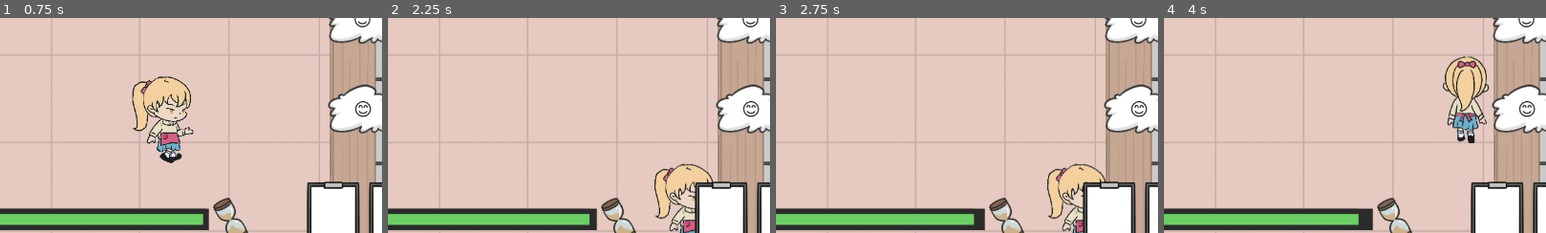
Above: before the commit, frames 1-4 (left to right).
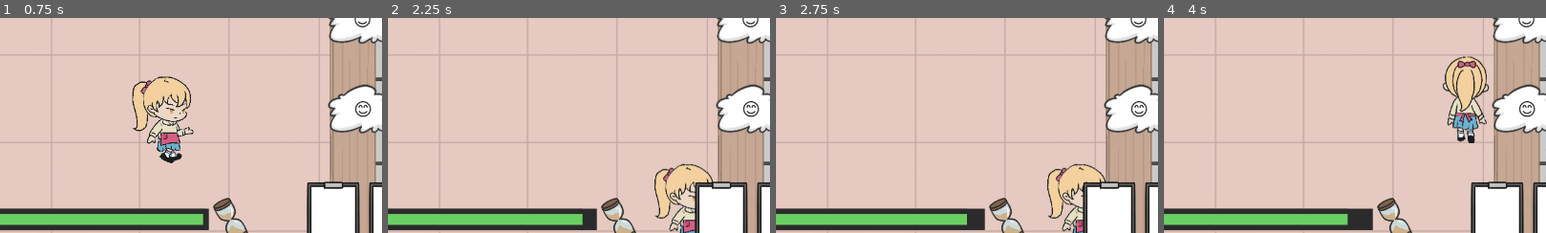
Above: after the commit, the same moments.

Repository: darkbtf/game-jam-2026-kcl
Game: Godot game, scene res://Scenes/main.tscn
Two runs of this game, one before a commit and one after it. Both use one fixed random seed, a clock stepped at 60 frames per second and the inputs below.
Inputs (mouse positions are % of the whole screen's width and height, from its top left):
- Up to frame 1 (0.75 s): tap Enter (ui_accept) at 0.5 s; hold D (move_right) from 0.53 s (still down); hold J (expression_happy) from 0.53 s (still down)
- Up to frame 2 (2.25 s): tap Enter (ui_accept) at 0.77, 1.52 s; release D (move_right) at 1.28 s; release J (expression_happy) at 1.28 s; hold S (move_down) 1.28-2.03 s; tap K (expression_neutral) at 1.35 s; hold D (move_right) from 2.03 s (still down); hold L (expression_sad) from 2.03 s (still down)
- Up to frame 3 (2.75 s): keep holding D (move_right); keep holding L (expression_sad)
- Up to frame 4 (4 s): release D (move_right) at 2.75 s; release L (expression_sad) at 2.75 s; click (19, 7) at 2.75 s; tap Enter (ui_accept) at 3.5, 3.77 s; hold W (move_up) from 3.53 s (still down); tap Shift (run) at 3.6 s
The pictures show only the part of the screen within x 33-83%, y 46-96%; the shares and areas given below are measured in that part.

Frame 1 is identical in both runs. In frame 2, 0.1% of the frame differs, in the area x 50-53%, y 91-97%; in frame 3, 0.1%; in frame 4, 0.2%, in the area x 48-51%, y 91-97%.

Commit message:
show numbers at end

Diff:
--- a/Scenes/scoreboard.tscn
+++ b/Scenes/scoreboard.tscn
@@ -13,6 +13,8 @@
 anchors_preset = 15
 anchor_right = 1.0
 anchor_bottom = 1.0
+offset_left = -2.0
+offset_right = -2.0
 grow_horizontal = 2
 grow_vertical = 2
 script = ExtResource("1")
@@ -73,6 +75,44 @@
 grow_vertical = 2
 texture = ExtResource("5_mohfg")
 stretch_mode = 5
+
+[node name="GoodCountLabel" type="Label" parent="WinContent"]
+layout_mode = 1
+anchors_preset = -1
+anchor_left = 0.5
+anchor_top = 0.5
+anchor_right = 0.5
+anchor_bottom = 0.5
+offset_left = -50.0
+offset_top = -120.0
+offset_right = 50.0
+offset_bottom = -70.0
+grow_horizontal = 2
+grow_vertical = 2
+theme_override_colors/font_color = Color(0.072842635, 0.072842635, 0.072842635, 1)
+theme_override_font_sizes/font_size = 72
+text = "0"
+horizontal_alignment = 1
+vertical_alignment = 1
+
+[node name="BadCountLabel" type="Label" parent="WinContent"]
+layout_mode = 1
+anchors_preset = -1
+anchor_left = 0.5
+anchor_top = 0.5
+anchor_right = 0.5
+anchor_bottom = 0.5
+offset_left = -50.0
+offset_top = 40.0
+offset_right = 50.0
+offset_bottom = 90.0
+grow_horizontal = 2
+grow_vertical = 2
+theme_override_colors/font_color = Color(0.072842635, 0.072842635, 0.072842635, 1)
+theme_override_font_sizes/font_size = 72
+text = "0"
+horizontal_alignment = 1
+vertical_alignment = 1
 
 [node name="NextIcon" type="TextureRect" parent="WinContent"]
 layout_mode = 1
--- a/Scripts/level_manager.gd
+++ b/Scripts/level_manager.gd
@@ -34,6 +34,10 @@
 var level_timer: float = 0.0
 var level_duration: float = 0.0
 
+# 關卡統計
+var customers_served_successfully: int = 0  # 成功服務的客人數量
+var customers_unserved: int = 0  # 未服務的客人數量
+
 func _ready():
 	# 初始化時載入所有關卡配置
 	initialize_levels()
@@ -57,7 +61,7 @@
 	level0.level_name = "教學關卡"
 	level0.spawn_interval = 8.0
 	level0.max_customers = 2
-	level0.duration = 90.0
+	level0.duration = 60.0
 
 	var auntie_config = CustomerSpawnConfig.new(
 		GameManager.CustomerPersonality.LOCAL_AUNTIE,
@@ -174,6 +178,10 @@
 	# 清空隊列和訂單
 	reset_game_state()
 
+	# 重置統計數據
+	customers_served_successfully = 0
+	customers_unserved = 0
+
 	current_level_index = level_index
 	current_level_config = levels[level_index]
 
@@ -258,6 +266,8 @@
 func complete_level():
 	set_level_state(LevelState.COMPLETED)
 	print("關卡完成: ", current_level_config.level_name if current_level_config else "未知")
+	# 計算未服務的客人（關卡結束時還在隊列中的客人）
+	calculate_unserved_customers()
 
 # 失敗當前關卡
 func fail_level():
@@ -310,6 +320,25 @@
 # 獲取關卡總時長
 func get_level_duration() -> float:
 	return level_duration if current_level_config else 0.0
+
+# 記錄成功服務的客人
+func record_customer_served_successfully():
+	customers_served_successfully += 1
+
+# 記錄未服務的客人
+func record_customer_unserved():
+	customers_unserved += 1
+
+# 計算未服務的客人（關卡結束時還在隊列中的客人）
+func calculate_unserved_customers():
+	var main_scene = get_tree().current_scene
+	if not main_scene:
+		return
+
+	var queue_manager = main_scene.get_node_or_null("QueueManager")
+	if queue_manager and queue_manager.has_method("get_customer_count"):
+		var remaining_customers = queue_manager.get_customer_count()
+		customers_unserved += remaining_customers
 
 # 處理關卡完成/失敗後的按鍵輸入
 func _input(event: InputEvent):
--- a/Scripts/queue_manager.gd
+++ b/Scripts/queue_manager.gd
@@ -98,6 +98,13 @@
 	customer.order_completed.connect(_on_customer_order_completed)
 
 func _on_customer_order_completed(customer_id: int, success: bool):
+	# 更新統計數據
+	if LevelManager:
+		if success:
+			LevelManager.record_customer_served_successfully()
+		else:
+			LevelManager.record_customer_unserved()
+
 	# 移除完成的客人
 	for i in range(customers.size()):
 		if customers[i].customer_id == customer_id:
@@ -112,6 +119,10 @@
 		if i < queue_positions.size():
 			customers[i].position = queue_positions[i]
 
+# 獲取當前客人數量
+func get_customer_count() -> int:
+	return customers.size()
+
 # 清空隊列（移除所有客人）
 func clear_queue():
 	for customer in customers:
--- a/Scripts/scoreboard.gd
+++ b/Scripts/scoreboard.gd
@@ -7,6 +7,8 @@
 @onready var lose_content: Control = $LoseContent
 @onready var level_digit1_label: Label = $WinContent/LevelDigit1Label
 @onready var level_digit2_label: Label = $WinContent/LevelDigit2Label
+@onready var good_count_label: Label = $WinContent/GoodCountLabel
+@onready var bad_count_label: Label = $WinContent/BadCountLabel
 
 func _ready():
 	# 設置 UI 在暫停時仍能處理輸入
@@ -38,6 +40,7 @@
 	# 根據是否成功過關來顯示對應的 Content
 	if LevelManager:
 		update_content_visibility()
+		update_customer_counts()
 	# 可以選擇暫停遊戲
 	# get_tree().paused = true
 
@@ -72,3 +75,10 @@
 			win_content.visible = is_success
 		if lose_content:
 			lose_content.visible = not is_success
+
+func update_customer_counts():
+	if LevelManager:
+		if good_count_label:
+			good_count_label.text = str(LevelManager.customers_served_successfully)
+		if bad_count_label:
+			bad_count_label.text = str(LevelManager.customers_unserved)
